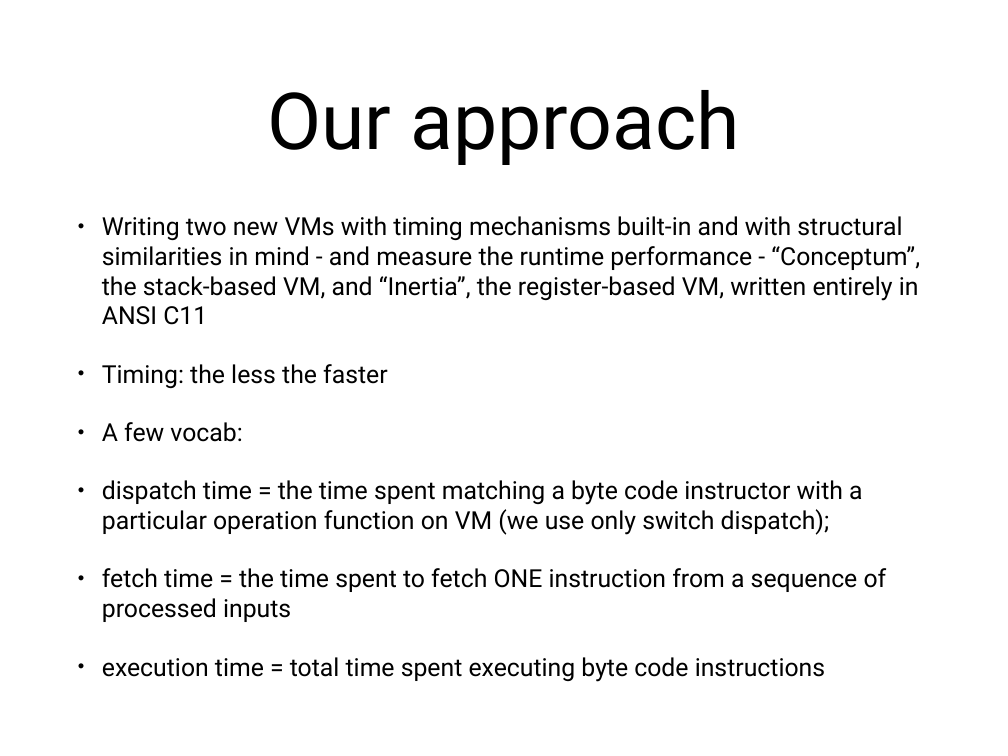
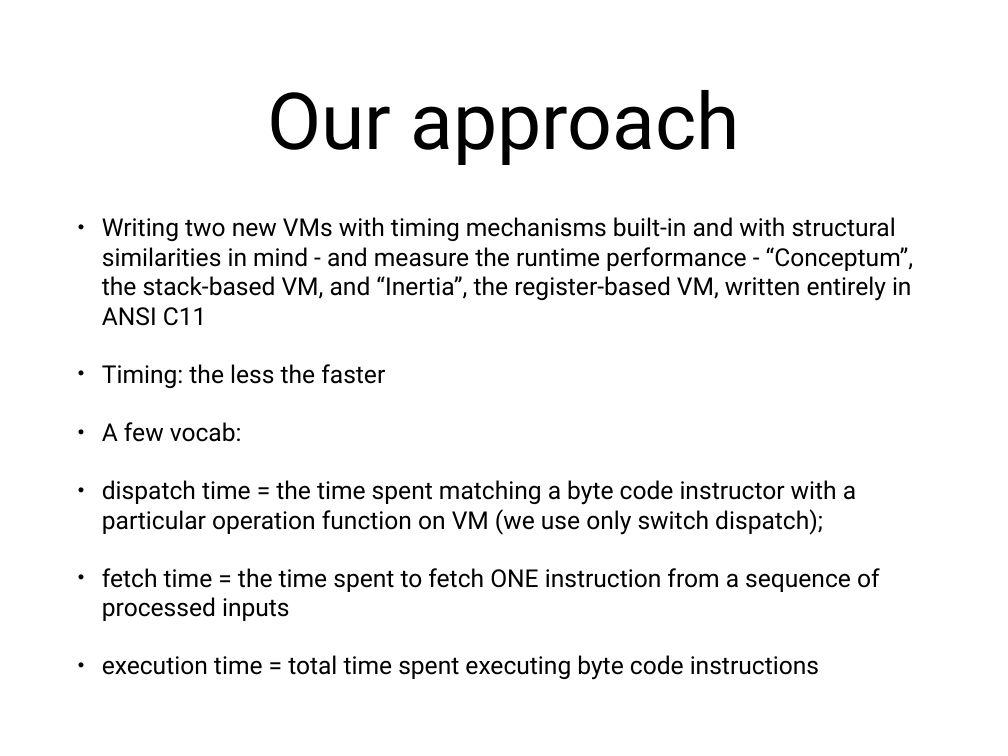
Before and after one commit to Conceptual-Inertia/Presentations, a slide deck: slide 7 of plugtalk16oct.pptx. Drawn at 1008x756 pixels with LibreOffice and Linux fonts; fonts in the diff are those of the drawing. Boxes give left, top, right and bottom in pixels: in the first picture for what was removed or moved away, otherwise in the second. Text is boxed around its words. In the diff, an @@ line names an element or a change of style, - is before the commit and + after.

```diff
--- a/plugtalk16oct.pptx
+++ b/plugtalk16oct.pptx
@@ text "Writing two new VMs with ..." at (102,217,913,680): size 25.2 to 25 pt @@
```
Also in this commit, not shown: 7 other slides changed, 1 other file.
